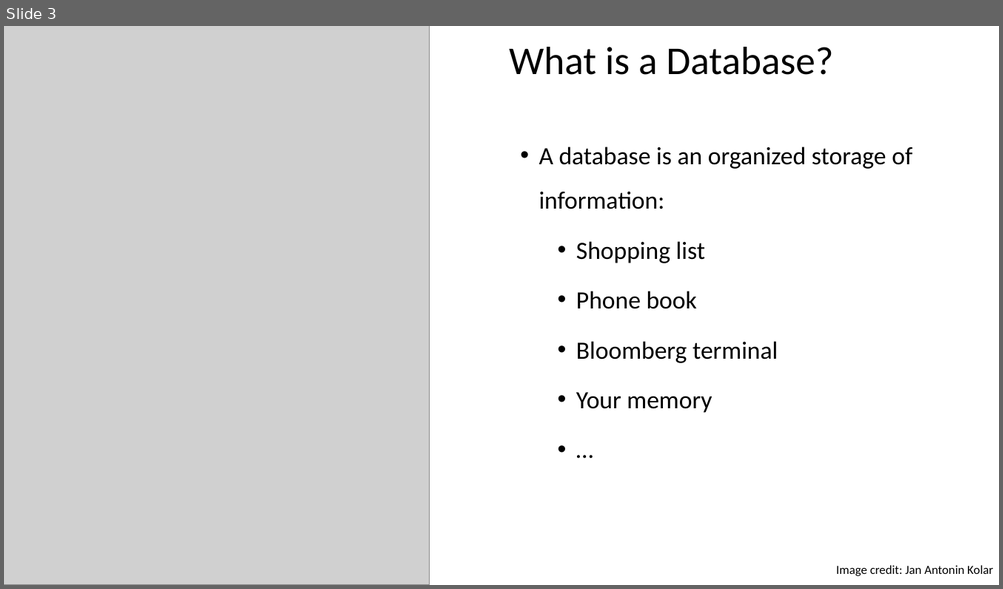
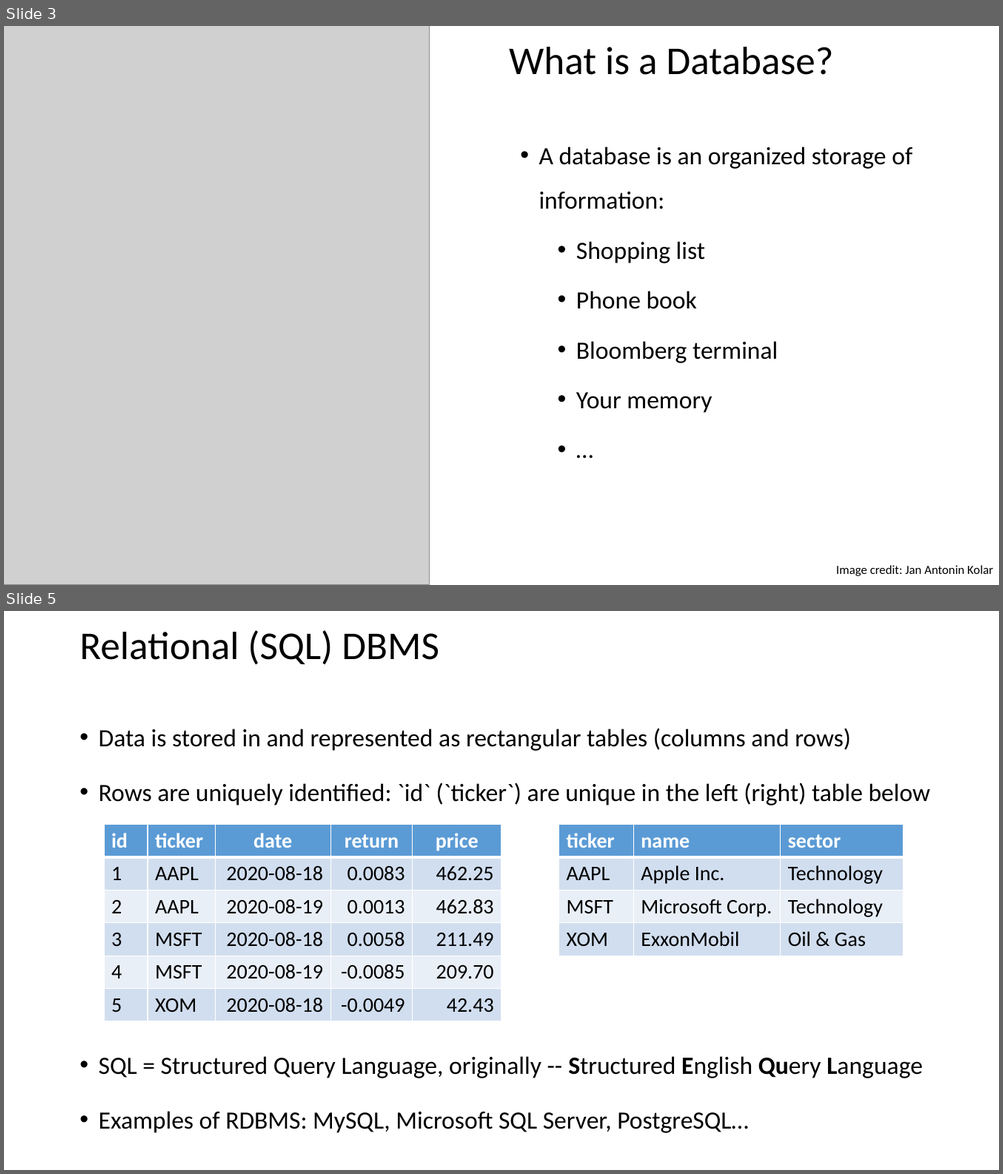
Before and after one commit to ipozdeev/it-skills-for-research, a slide deck: databases/databases_slides.pptx. Shown one above the other, each under a label of ours: slide 3 before the commit, slides 3 and 5 after it; the slides between them are not shown. The pictures are 1003x589 and 1003x1174 pixels, drawn with LibreOffice and Linux fonts; fonts in the diff are those of the drawing; grey boxes stand for pictures. Boxes give left, top, right and bottom in pixels: in the first picture for what was removed or moved away, otherwise in the second. Text is boxed around its words. In the diff, an @@ line names an element or a change of style, - is before the commit and + after.

```diff
--- a/databases/databases_slides.pptx
+++ b/databases/databases_slides.pptx
@@ slide 5 added at (4, 611, 999, 1170), background #FFFFFF @@
@@ title added at (79, 630, 439, 664), 38 pt, text #000000 @@
+Relational (SQL) DBMS
@@ text added at (99, 728, 930, 1133), 24 pt, text #000000 @@
+• Data is stored in and represented as rectangular tables (columns and rows)
+• Rows are uniquely identified: `id` (`ticker`) are unique in the left (right) table below
+• SQL = Structured Query Language, originally -- Structured English Query Language
+• Examples of RDBMS: MySQL, Microsoft SQL Server, PostgreSQL…
@@ table added at (104, 824, 502, 1019), 6 rows, 5 columns @@
+id | ticker | date | return | price
+1 | AAPL | 2020-08-18 | 0.0083 | 462.25
+2 | AAPL | 2020-08-19 | 0.0013 | 462.83
+3 | MSFT | 2020-08-18 | 0.0058 | 211.49
+4 | MSFT | 2020-08-19 | -0.0085 | 209.70
+5 | XOM | 2020-08-18 | -0.0049 | 42.43
@@ table added at (559, 824, 903, 954), 4 rows, 3 columns @@
+ticker | name | sector
+AAPL | Apple Inc. | Technology
+MSFT | Microsoft Corp. | Technology
+XOM | ExxonMobil | Oil & Gas
```
Also in this commit, not shown: 2 slides changed, 5 other slides added, 1 slide removed, 2 other files.
